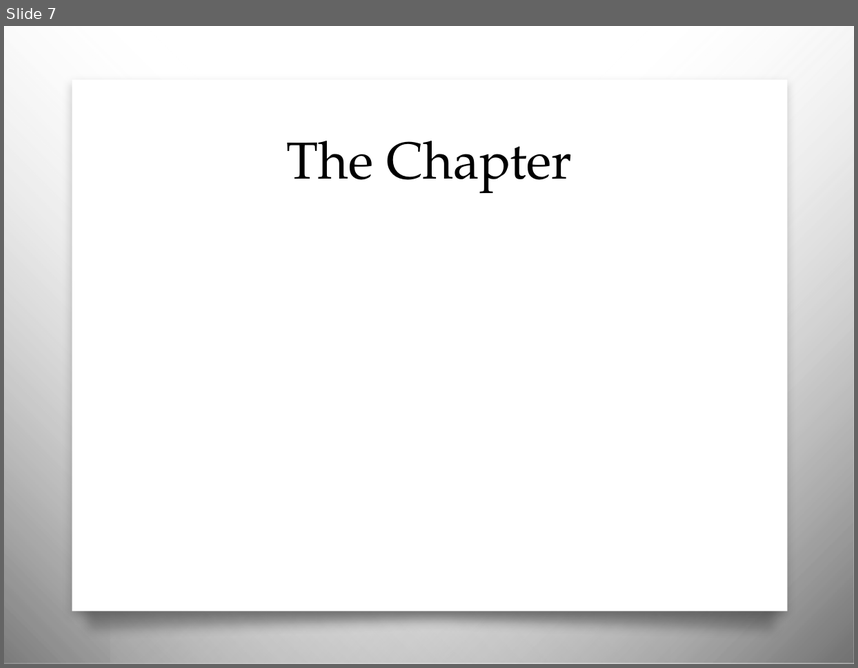
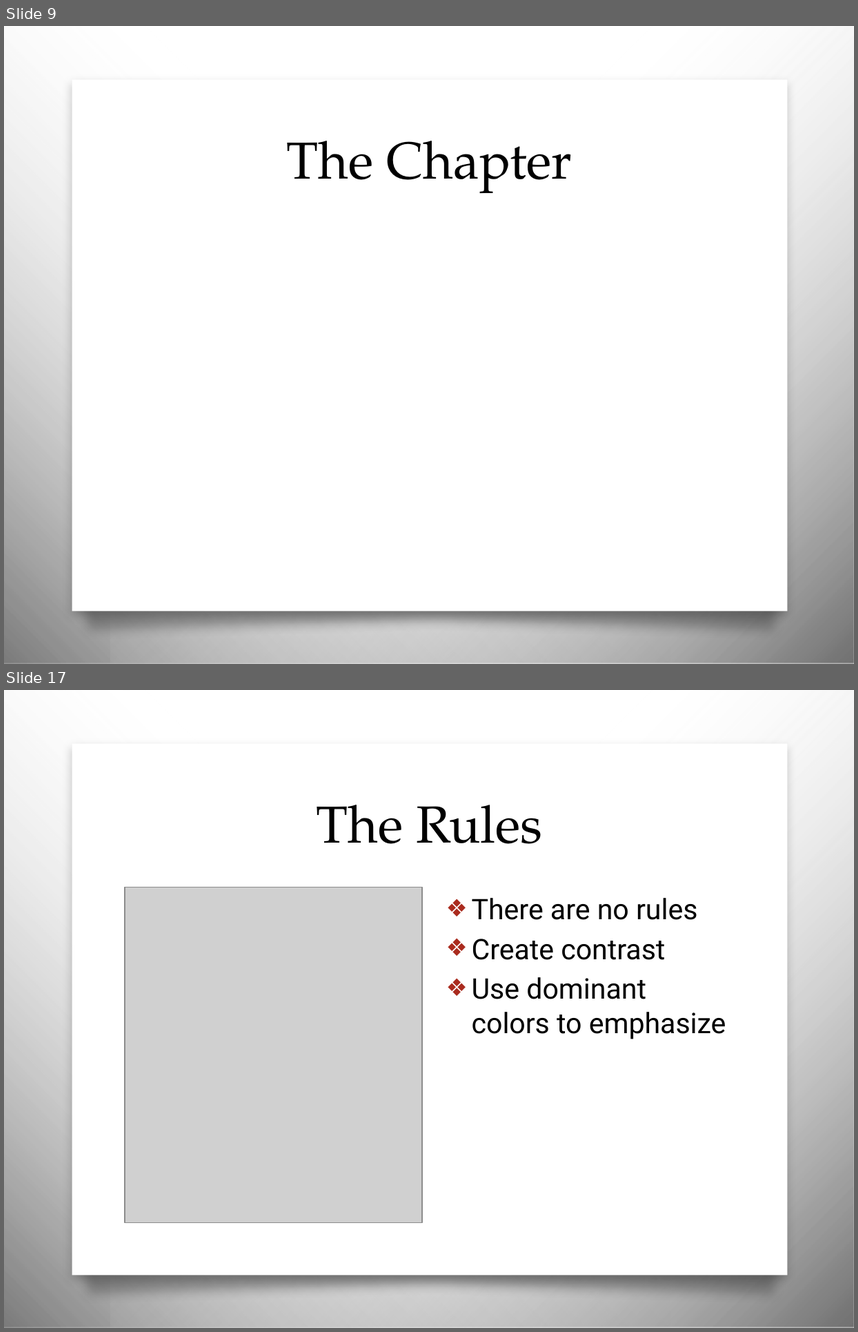
Before and after one commit to awayken/USF-ART329, a slide deck: slides/classnine/slides.pptx. Shown one above the other, each under a label of ours: slide 7 before the commit, slides 9 and 17 after it; the slides between them are not shown. The pictures are 858x668 and 858x1332 pixels, drawn with LibreOffice and Linux fonts; fonts in the diff are those of the drawing; grey boxes stand for pictures; background and template pictures are left out. Boxes give left, top, right and bottom in pixels: in the first picture for what was removed or moved away, otherwise in the second. Text is boxed around its words. In the diff, an @@ line names an element or a change of style, - is before the commit and + after.

```diff
--- a/slides/classnine/slides.pptx
+++ b/slides/classnine/slides.pptx
@@ slide 17 added at (4,690,854,1328), background picture (left out); not listed: 4 template elements that a slide beside it also shows @@
@@ title added at (317,805,543,844), 44 pt, text #000000 @@
+The Rules
@@ picture added at (125,887,422,1222) @@
@@ text added at (472,898,726,1039), 24 pt, text #000000 @@
+❖ There are no rules
+❖ Create contrast
+❖ Use dominant colors to emphasize
@@ what was slide 7 is now slide 9 @@
```
Also in this commit, not shown: 4 slides changed, 10 other slides added, 1 slide removed.
